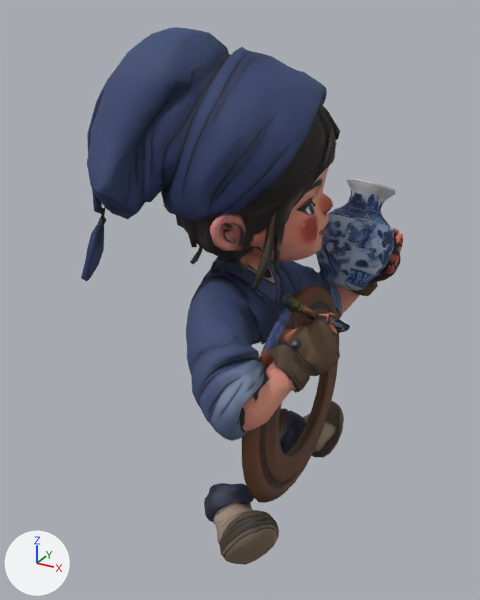
The glTF model data/tripo_app/n_w14_yuan_porcelain.glb, before and after one commit.
The view is the same before and after, from a 50 mm camera at (0.604, -1.111, 0.531) aimed at (-0.001, -0.01, -0.02). The lights are fixed; the arrows at lower left show +X, +Y and +Z. The older version comes first. Vertices at exactly the same position are counted once.

In view in the first picture: 'tripo_node_f356086a-b1ec-456c-9eca-5e0c0b0612b5'.
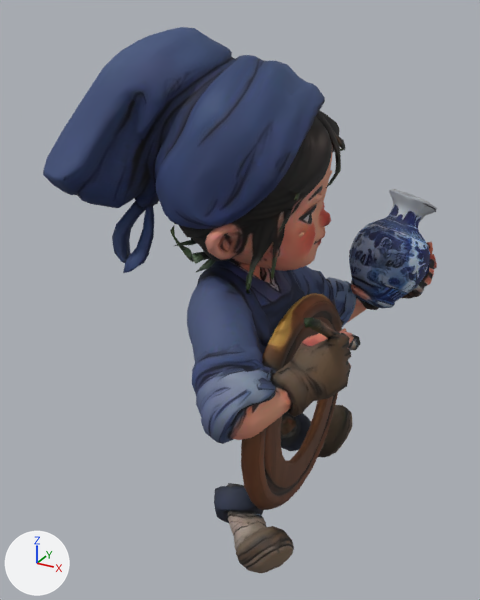
Pixel boxes (x1, y1, x2, y2) of what changed, in the pictures (480 x 600 px):
'tripo_node_f356086a-b1ec-456c-9eca-5e0c0b0612b5', reshaped (22% wider): before (81, 27, 403, 565); after (43, 27, 437, 573)
part 1 of me_tripo_mesh_f356086a_b1ec_456c_9eca_5e0c0b0612b5, rebuilt (22% wider, 15% taller): before (81, 27, 403, 503); after (43, 27, 437, 573)
part 2 of me_tripo_mesh_f356086a_b1ec_456c_9eca_5e0c0b0612b5, rebuilt (9% wider): before (279, 401, 344, 457); after (281, 405, 352, 458)
part 3 of me_tripo_mesh_f356086a_b1ec_456c_9eca_5e0c0b0612b5, added: after (170, 226, 193, 262)
part 4 of me_tripo_mesh_f356086a_b1ec_456c_9eca_5e0c0b0612b5, deleted (brown): before (204, 483, 279, 565)

What changed in the scene script:
```text
Add img_color_d91a471c_f6a7_470c_9729_fdd8bb4e068c:
    img_color_d91a471c_f6a7_470c_9729_fdd8bb4e068c = load_image('Color_d91a471c-f6a7-470c-9729-fdd8bb4e068c', '_unpacked/Color_d91a471c-f6a7-470c-9729-fdd8bb4e068c', 1024, 1024, 'sRGB')
Add mat_tripo_material_d91a471c_f6a7_470c_9729_fdd8bb4e068c:
    mat_tripo_material_d91a471c_f6a7_470c_9729_fdd8bb4e068c = principled_material('tripo_material_d91a471c-f6a7-470c-9729-fdd8bb4e068c')
    mat_tripo_material_d91a471c_f6a7_470c_9729_fdd8bb4e068c.texture = img_color_d91a471c_f6a7_470c_9729_fdd8bb4e068c
    mat_tripo_material_d91a471c_f6a7_470c_9729_fdd8bb4e068c.roughness = 0.75
Change me_tripo_mesh_f356086a_b1ec_456c_9eca_5e0c0b0612b5:
    used by ob_tripo_node_f356086a_b1ec_456c_9eca_5e0c0b0612b5; location = (0.0, 0.0, 0.0)
    remove me_tripo_mesh_f356086a_b1ec_456c_9eca_5e0c0b0612b5.from_pydata(...)  # 3986 vertices, 7986 faces; spans x -0.254..0.254, y -0.314..0.314, z -0.501..0.5
    remove me_tripo_mesh_f356086a_b1ec_456c_9eca_5e0c0b0612b5.materials.append(mat_tripo_material_f356086a_b1ec_456c_9eca_5e0c0b0612b5)  # picture img_color_f356086a_b1ec_456c_9eca_5e0c0b0612b5
    add me_tripo_mesh_f356086a_b1ec_456c_9eca_5e0c0b0612b5.from_pydata(...)  # 3979 vertices, 7972 faces; spans x -0.329..0.327, y -0.32..0.321, z -0.499..0.501
    me_tripo_mesh_f356086a_b1ec_456c_9eca_5e0c0b0612b5 part 1: the loose piece of 3518 vertices spanning x -0.254..0.254, y -0.314..0.314, z -0.425..0.5 is rebuilt with 3726 vertices and now spans x -0.329..0.327, y -0.32..0.321, z -0.499..0.501, in mat_tripo_material_d91a471c_f6a7_470c_9729_fdd8bb4e068c (picture img_color_d91a471c_f6a7_470c_9729_fdd8bb4e068c)
    me_tripo_mesh_f356086a_b1ec_456c_9eca_5e0c0b0612b5 part 2: the loose piece of 229 vertices spanning x 0.002..0.17, y 0.076..0.254, z -0.499..-0.353 is rebuilt with 220 vertices and now spans x 0.01..0.188, y 0.077..0.257, z -0.491..-0.346, in mat_tripo_material_d91a471c_f6a7_470c_9729_fdd8bb4e068c (picture img_color_d91a471c_f6a7_470c_9729_fdd8bb4e068c)
    me_tripo_mesh_f356086a_b1ec_456c_9eca_5e0c0b0612b5 part 3: a new loose piece of 15 vertices spanning x -0.075..-0.028, y -0.151..-0.125, z 0.1..0.168, in mat_tripo_material_d91a471c_f6a7_470c_9729_fdd8bb4e068c (picture img_color_d91a471c_f6a7_470c_9729_fdd8bb4e068c)
    me_tripo_mesh_f356086a_b1ec_456c_9eca_5e0c0b0612b5 part 4: the loose piece of 234 vertices spanning x -0.008..0.185, y -0.266..-0.103, z -0.501..-0.353 is deleted
    other edits to the shape of me_tripo_mesh_f356086a_b1ec_456c_9eca_5e0c0b0612b5 do not show in these pictures
    add me_tripo_mesh_f356086a_b1ec_456c_9eca_5e0c0b0612b5.materials.append(mat_tripo_material_d91a471c_f6a7_470c_9729_fdd8bb4e068c)  # picture img_color_d91a471c_f6a7_470c_9729_fdd8bb4e068c
```
